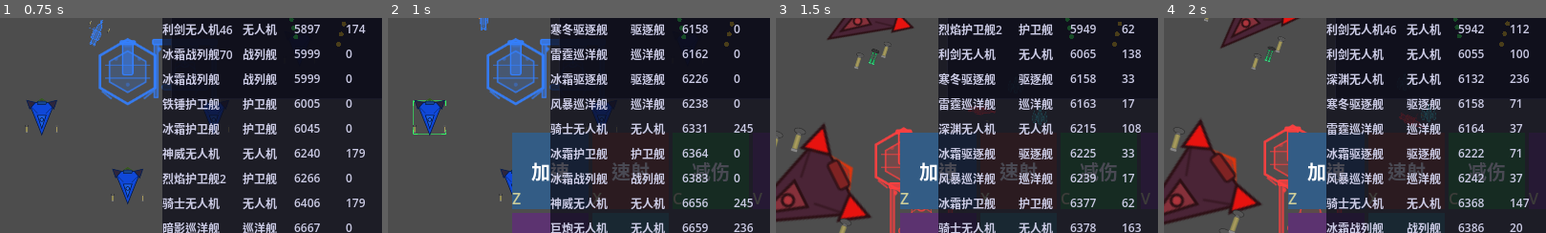
Above: before the commit, frames 1-4 (left to right).
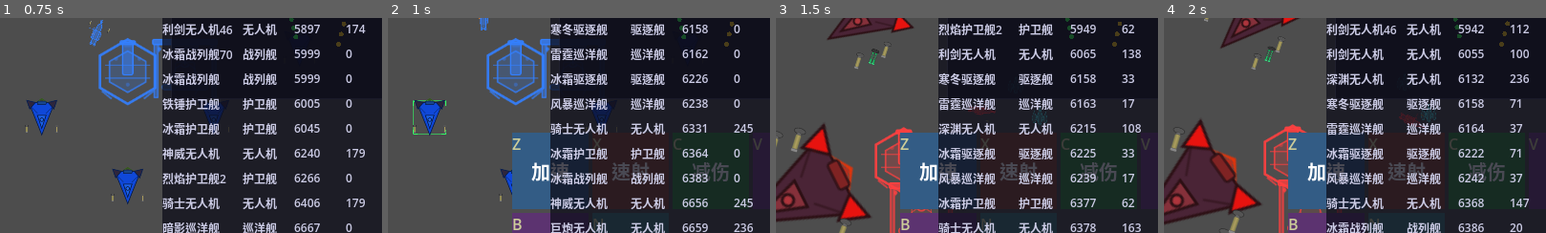
Above: after the commit, the same moments.

Repository: ZhanXuzhao/SpaceRTS
Game: Godot game, scene res://scenes/main.tscn
Two runs of this game, one before a commit and one after it. Both use one fixed random seed, a clock stepped at 60 frames per second and the inputs below.
Inputs (mouse positions are % of the whole screen's width and height, from its top left):
- Up to frame 1 (0.75 s): tap Enter at 0.5 s; move the mouse to (45, 70) at 0.52 s; hold W from 0.53 s (still down); tap Z at 0.6 s; click (45, 70) at 0.67 s
- Up to frame 2 (1 s): keep holding W
- Up to frame 3 (1.5 s): release W at 1.25 s; drag from (60, 86) to (55, 62) at 1.27 s
- Up to frame 4 (2 s): no input
The pictures show only the part of the screen within x 39-89%, y 50-100%; the shares and areas given below are measured in that part.

Frame 1 is identical in both runs. In frame 2, 0.5% of the frame differs, in the area x 32-98%, y 56-99%; in frame 3, 0.5%; in frame 4, 0.5%.

Commit message:
快捷键从 BL 改回 TL

Diff:
--- a/scripts/hud.gd
+++ b/scripts/hud.gd
@@ -187,9 +187,9 @@
 	for i in 6:
 		var btn = CornerLabelButton.instantiate()
 		btn.set_name_text(SKILL_NAMES[i])
-		btn.set_bl(SKILL_KEYS[i])
+		btn.set_tl(SKILL_KEYS[i])
 		btn.set_bg_color(SKILL_COLORS[i])
-		btn.get_tl().visible = false  # 左上角无用
+		btn.get_bl().visible = false  # 左下角无快捷键
 		btn.set_tr("")       # CD — 默认隐藏
 		btn.get_tr().visible = false
 		btn.set_br("自动")    # 自动标签 — 默认隐藏
@@ -227,9 +227,9 @@
 		var btn = CornerLabelButton.instantiate()
 		btn.set_name_text(item.label)
 		btn.set_bg_color(color)
-		btn.set_bl(build_keys[idx])
+		btn.set_tl(build_keys[idx])
 		btn.set_br("💰" + str(item.cost))
-		btn.get_tl().visible = false
+		btn.get_bl().visible = false
 		btn.get_tr().visible = false
 		btn.pressed.connect(_on_build_btn_pressed.bind(item.type, item.cost))
 		_skill_panel.add_child(btn)
